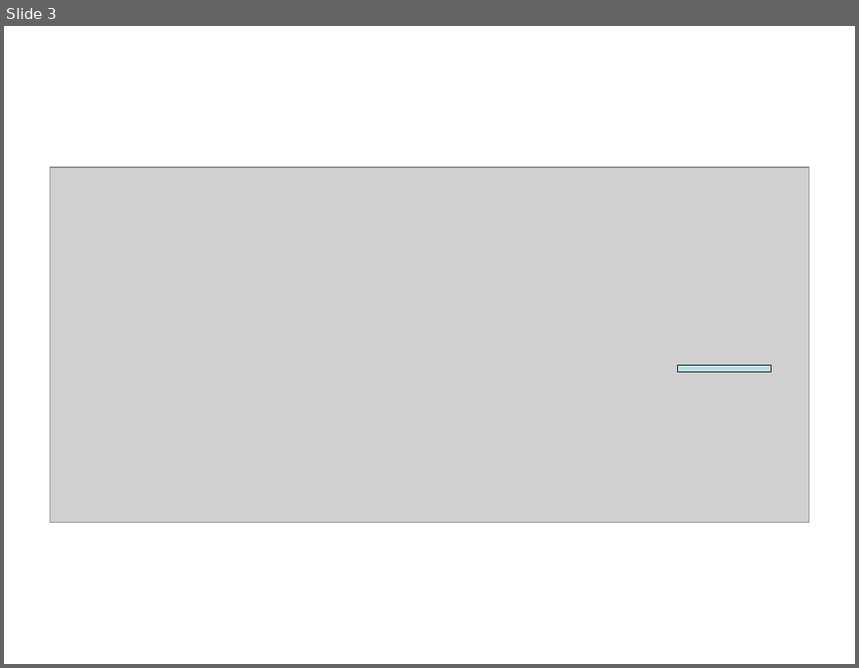
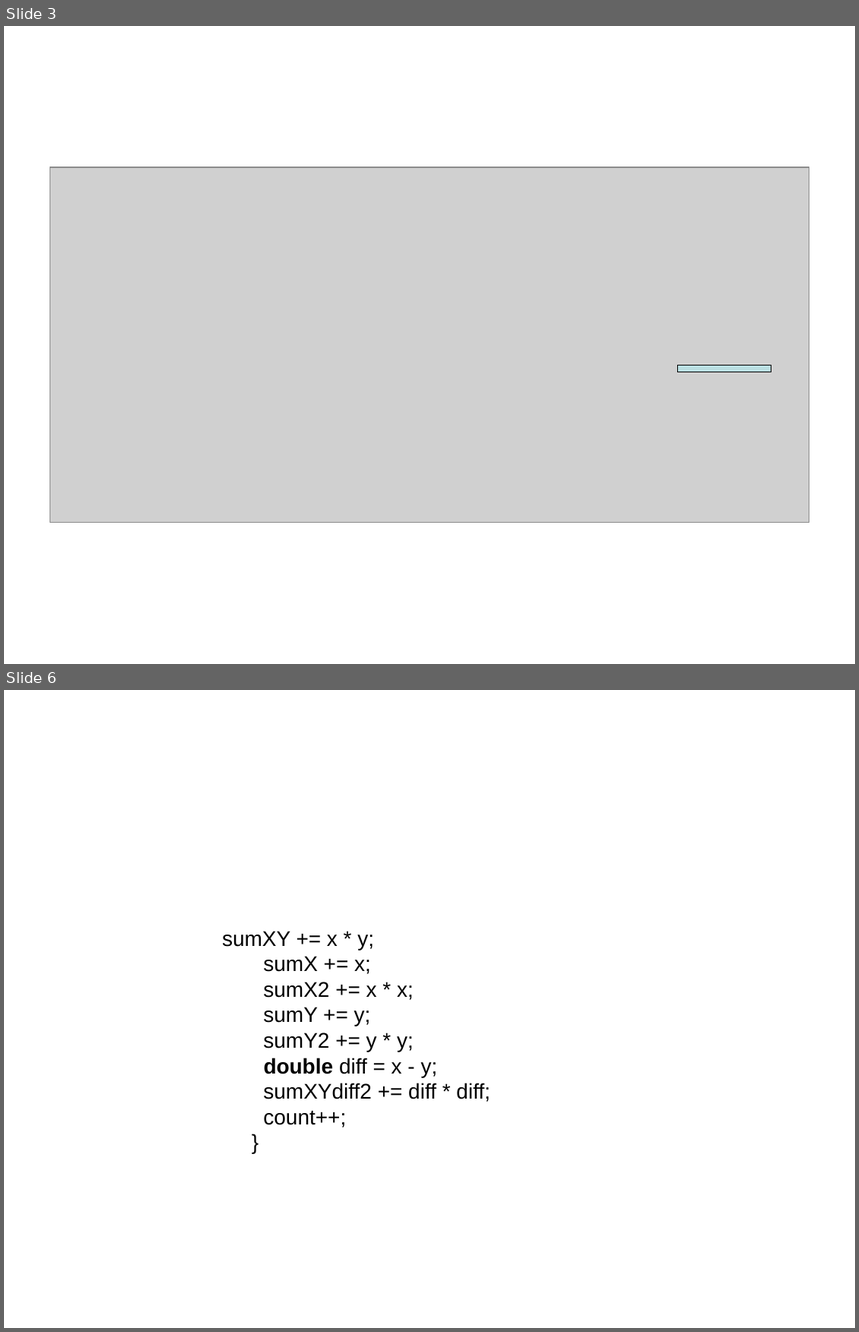
Before and after one commit to tianbaoxing/mahout-nbayes, a slide deck: doc/recommender/PearsonCorrelation.ppt. Shown one above the other, each under a label of ours: slide 3 before the commit, slides 3 and 6 after it; the slides between them are not shown. The pictures are 859x668 and 859x1332 pixels, drawn with LibreOffice and Linux fonts; fonts in the diff are those of the drawing; grey boxes stand for pictures. Boxes give left, top, right and bottom in pixels: in the first picture for what was removed or moved away, otherwise in the second. Text is boxed around its words. In the diff, an @@ line names an element or a change of style, - is before the commit and + after.

```diff
--- a/doc/recommender/PearsonCorrelation.ppt
+++ b/doc/recommender/PearsonCorrelation.ppt
@@ slide 6 added at bbox=[4, 690, 855, 1328], background #FFFFFF @@
@@ text added at bbox=[222, 931, 490, 1128], 18 pt, text #000000 @@
+sumXY += x * y;
+sumX += x;
+sumX2 += x * x;
+sumY += y;
+sumY2 += y * y;
+double diff = x - y;
+sumXYdiff2 += diff * diff;
+count++;
+}
```
Also in this commit, not shown: 8 slides changed, 3 other slides added, 5 other files.
